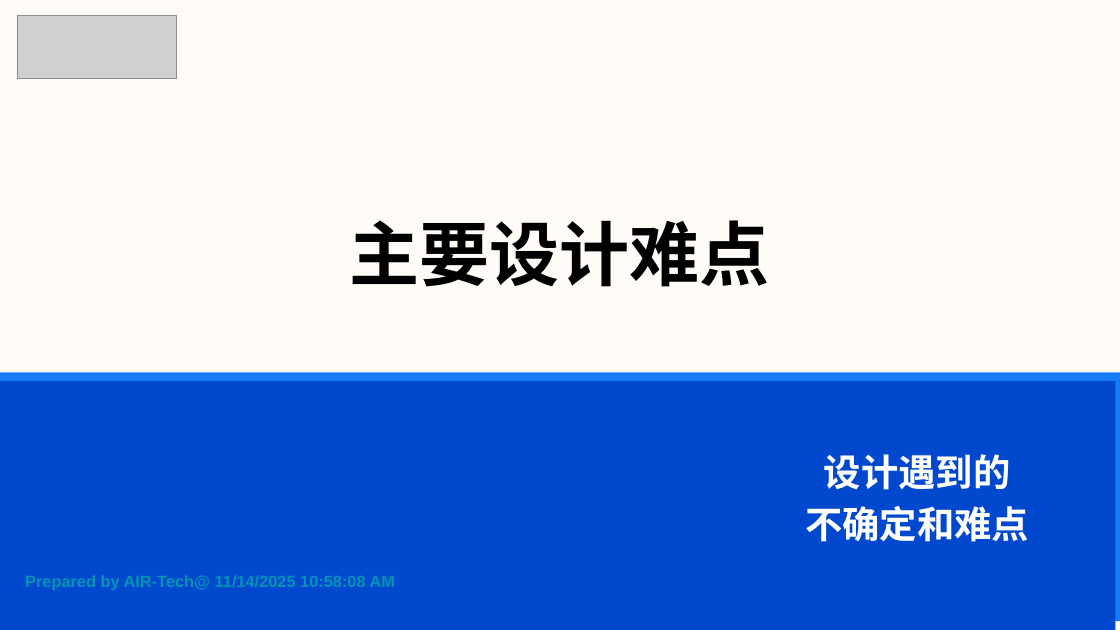
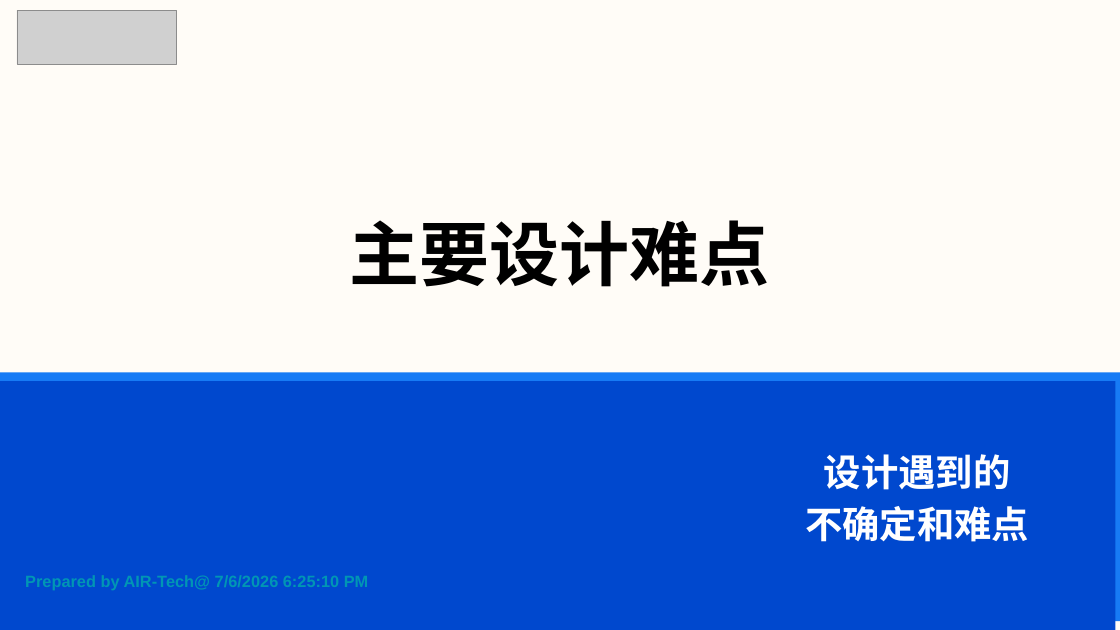
Before and after one commit to cyx3705/HistoryVesta, a slide deck: slide 13 of b-Office/项目报告.pptx. Drawn at 1120x630 pixels with LibreOffice and Linux fonts; fonts in the diff are those of the drawing; grey boxes stand for pictures. Boxes give left, top, right and bottom in pixels: in the first picture for what was removed or moved away, otherwise in the second. Text is boxed around its words. In the diff, an @@ line names an element or a change of style, - is before the commit and + after.

```diff
--- a/b-Office/项目报告.pptx
+++ b/b-Office/项目报告.pptx
@@ picture: place and size @@
-picture at box(17, 15, 176, 78)
+picture at box(17, 10, 176, 64)
@@ text at box(25, 575, 369, 590): text changed @@
-Prepared by AIR-Tech@ 11/14/2025 10:58:08 AM
+Prepared by AIR-Tech@ 7/6/2026 6:25:10 PM
```
Also in this commit, not shown: 23 other slides changed.
